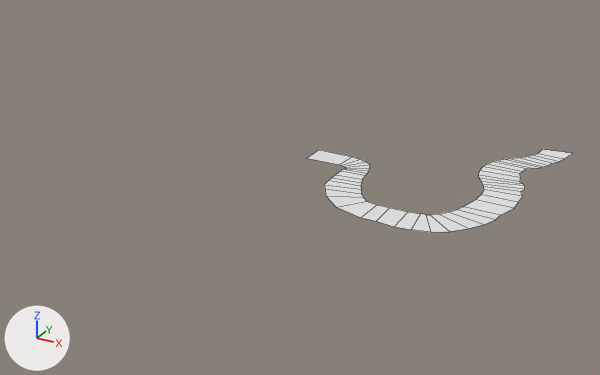
Renders of the Blender file unity/Twinstick TD/Assets/Models/Level/river/river.blend from each side of a commit.
Both versions are drawn from a 50 mm camera at (9.3, -27.4, 14.4) aimed at (-5.2, -1.1, 1.2). Arrows for +X, +Y and +Z are at lower left; the lights stay in place. Mesh edges are drawn as thin lines.

Before the edit, the objects in view are built like this:
```python
me_plane_001 = bpy.data.meshes.new('Plane.001')
me_plane_001.from_pydata(...)  # 92 vertices, 45 faces; spans x 0.58..9.57, y 0.0..0.04, z -3.81..5.5
ob_plane = bpy.data.objects.new('Plane', me_plane_001)
ob_plane.location = (-5.6, 0.77, 2.4)
ob_plane.rotation_euler = (1.571, 0.0, 0.0)  # degrees (90, 0, 0)
```
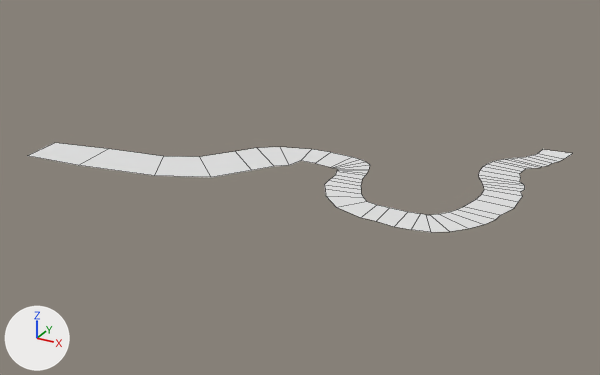
Boxes [x1, y1, x2, y2] around the edits, measured in the pictures (600 x 375 px):
'Plane', reshaped (105% wider, 8% taller): before [308, 150, 573, 232]; after [28, 143, 573, 232]
part 1 of me_plane_001, built on: before [308, 150, 370, 179]; after [28, 143, 370, 179]

What changed in the scene script:
```text
Change me_plane_001:
    used by ob_plane; location = (-5.6, 0.77, 2.4); rotation_euler = (1.571, 0.0, 0.0), in degrees (90, 0, 0)
    remove me_plane_001.from_pydata(...)  # 92 vertices, 45 faces; spans x 0.58..9.57, y 0.0..0.04, z -3.81..5.5
    add me_plane_001.from_pydata(...)  # 108 vertices, 53 faces; spans x -9.24..9.57, y 0.0..0.04, z -3.81..6.63
    me_plane_001 part 1
    10 vertices move from x 0.58..2.38, y 0.0, z 0.55..2.1 to x 1.11..2.2, y 0.0, z 0.55..2.23
    16 vertices are added at x -9.24..0.51, y 0.0, z 0.62..6.63
    8 new faces join them
```
